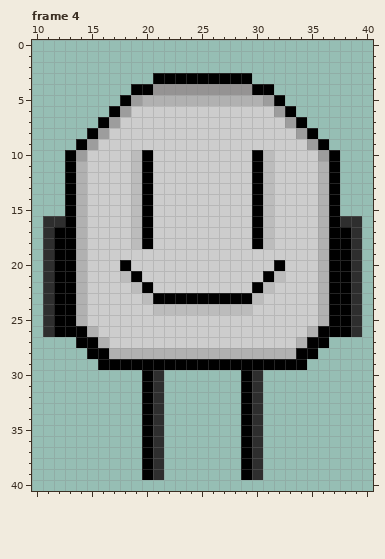
Animated GIF sprite -- assets/sprites/player/player-fall.gif. The picture above was drawn from the file before the commit.
The file is 50x50 pixels, 9 frames. Colours within 5 levels of each other are drawn and written as one. Shown: frame 4: x 10..40, y 0..40. The commit also changed other frames, which this record leaves out.
After:
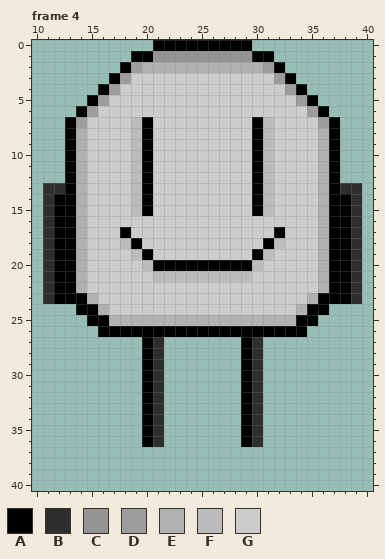
Palette (. is transparent): A #000000  B #2e2e2e  C #959393  D #9d9d9d  E #b1b1b1  F #bcbcbc  G #cdcdcd
Edits made:
Changed rows in their new state; - is an unchanged pixel.
Frame 4:
first column x 11:
 0 ----------AAAAAAAAA----------
 1 --------AACCCCCCCCCAA--------
 2 -------ADEEEEEEEEEEEDA-------
 3 ------ADGGGGGGGGGGGGGDA------
 4 -----ADGGGGGGGGGGGGGGGDA-----
 5 ----ADGGGGGGGGGGGGGGGGGDA----
 6 ---ADGGG-------------GGGDA---
 7 --ADGGG-FA---------AF-GGGDA--
 8 --AEGG--FA---------AF--GGEA--
 9 --AEG---FA---------AF---GEA--
10 ---E---------------------E---
13 BB-------------------------BB
14 BA-------------------------AB
15 BA-------------------------AB
16 -A------GG---------GG------A-
17 -------AGG---------GGA-------
18 -------FAG---------GAF-------
19 --------FA---------AF--------
20 -------G-FAAAAAAAAAF-G-------
21 -------GG-FFFFFFFFF-GG-------
22 --------GG---------GG--------
23 ---AE----GGGGGGGGGGG----EA---
24 ...AAE----GGGGGGGGG----EAA...
25 ....AAEEEEEEEEEEEEEEEEEAA....
26 .....AAAAAAAAAAAAAAAAAAA.....
27 ---......AB.......AB......---
28 ----.....AB.......AB.....----
29 -----....-B.......-B....-----
first column x 20:
37 ..-------..
38 ..-------..
39 ..-------..
Pixel boxes of the changes (left, top, right, bottom) in both pictures:
changed: (43, 40, 362, 370)
erased: (142, 447, 164, 480)
erased: (241, 447, 263, 480)
